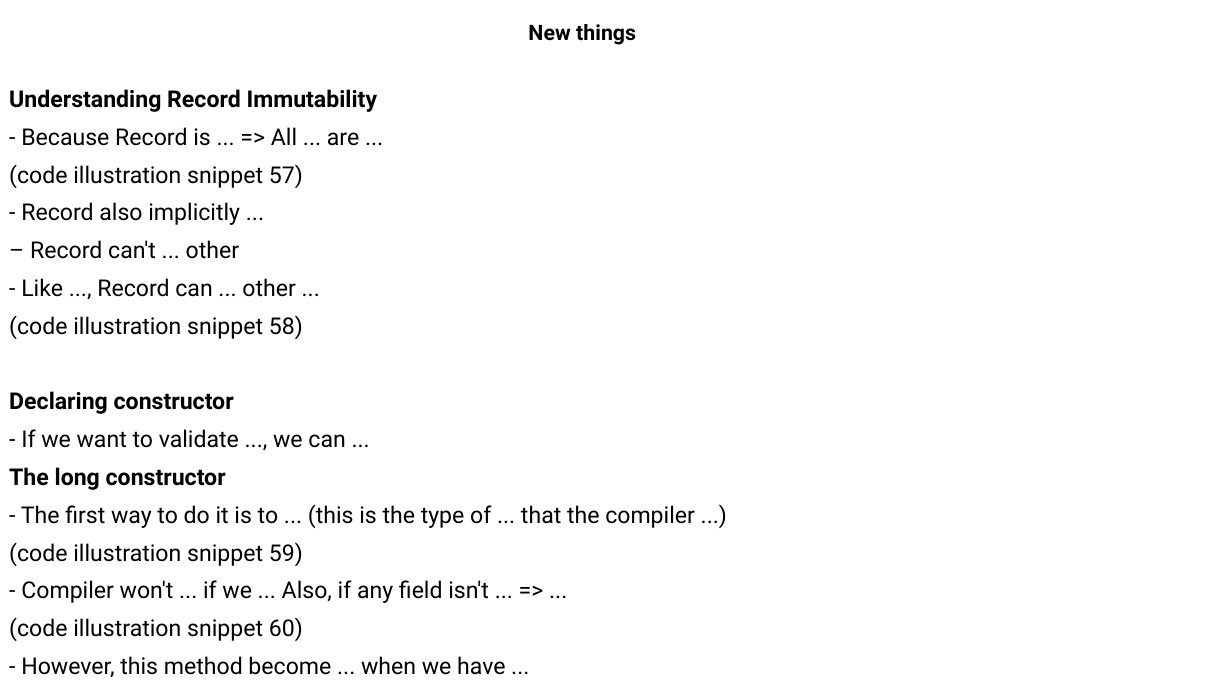
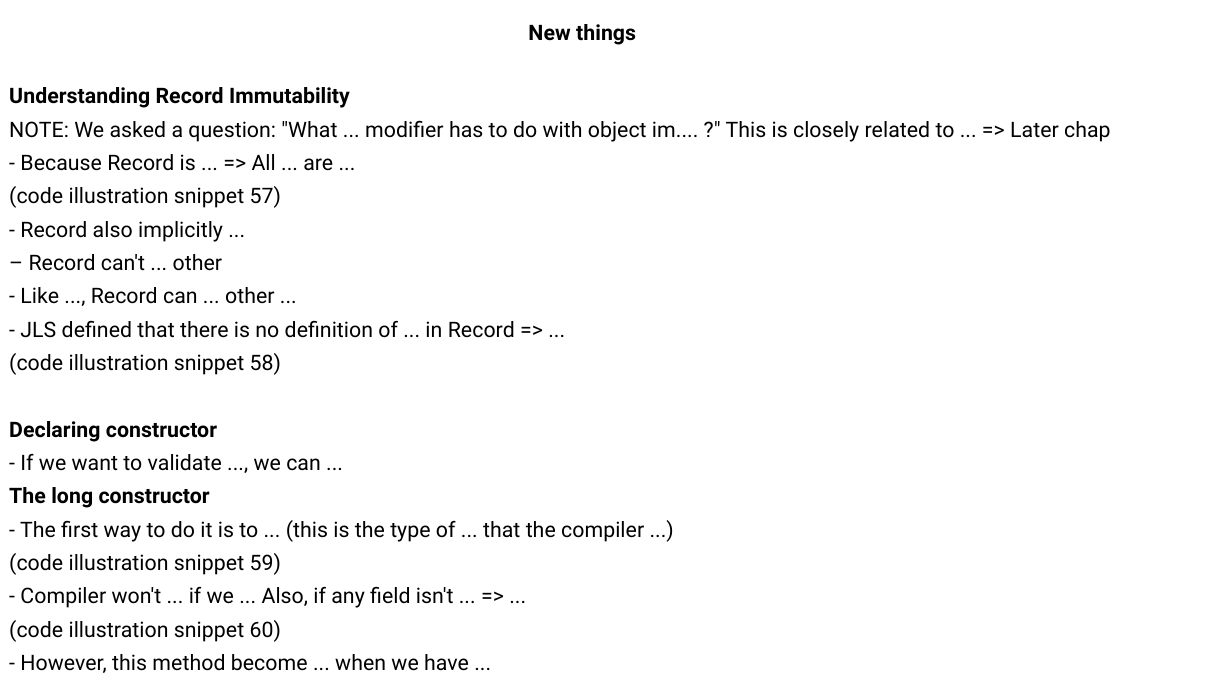
Before and after one commit to MaiDinhVinh/CS-Java, a slide deck: slide 30 of OCP17/old progress/Chapter 6 - Class Design and Chapter 7 - Beyond classes.pptx (slide 28 before the commit). Drawn at 1232x693 pixels with LibreOffice and Linux fonts; fonts in the diff are those of the drawing. Boxes give left, top, right and bottom in pixels: in the first picture for what was removed or moved away, otherwise in the second. Text is boxed around its words. In the diff, an @@ line names an element or a change of style, - is before the commit and + after.

```diff
--- a/OCP17/old progress/Chapter 6 - Class Design and Chapter 7 - Beyond classes.pptx
+++ b/OCP17/old progress/Chapter 6 - Class Design and Chapter 7 - Beyond classes.pptx
@@ text at box(9, 87, 644, 673): size 18 to 16.6 pt in "Understanding Record Immutability", "- Because Record is ... => All ...", "(code illustration snippet 57)", "- Record also implicitly ..." and 11 more places; line spacing 0.9 to 0.8 @@
@@ text at box(9, 120, 1111, 142): paragraph added @@
+NOTE: We asked a question: "What ... modifier has to do with object im.... ?" This is closely related to ... => Later chap
@@ text at box(20, 320, 515, 338): paragraph added @@
+- JLS defined that there is no definition of ... in Record => ...
```
Also in this commit, not shown: 8 other slides changed, 2 slides added.
